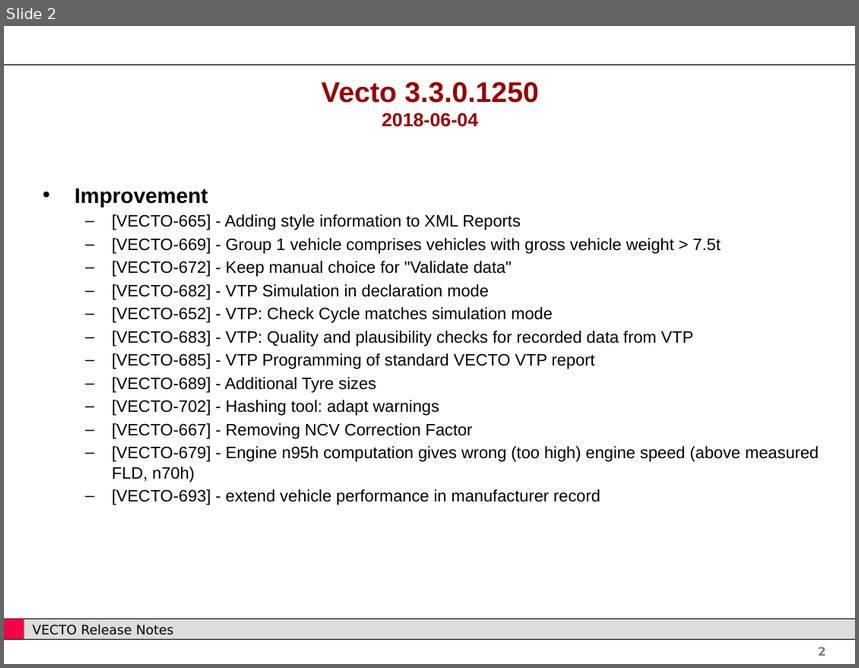
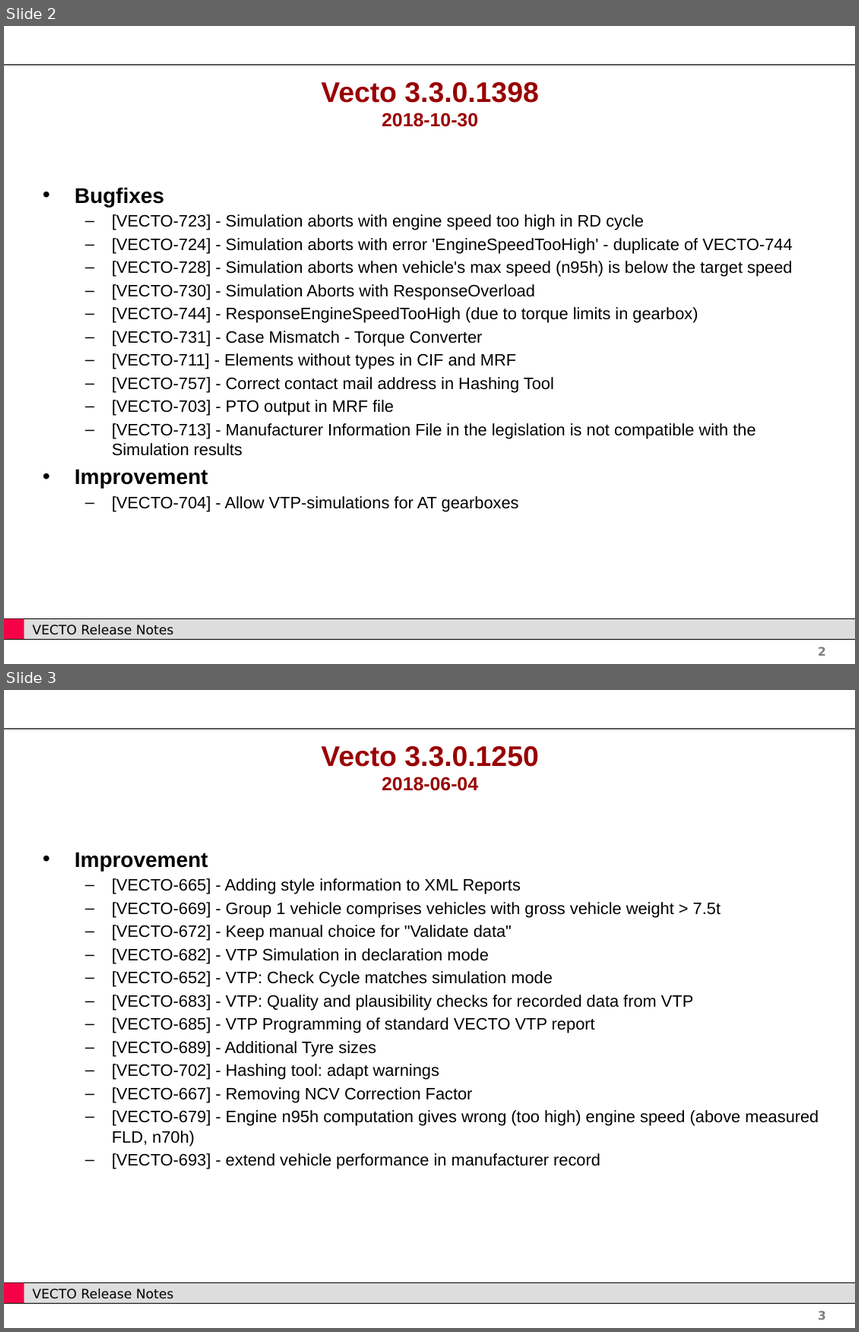
Before and after one commit to tanawadeatharva/BharatVECTO, a slide deck: Documentation/User Manual Source/Release Notes Vecto3.x.pptx. Shown one above the other, each under a label of ours: slide 2 before the commit, slides 2 and 3 after it. The pictures are 859x668 and 859x1332 pixels, drawn with LibreOffice and Linux fonts; fonts in the diff are those of the drawing; background and template pictures are left out. Boxes give left, top, right and bottom in pixels: in the first picture for what was removed or moved away, otherwise in the second. Text is boxed around its words. In the diff, an @@ line names an element or a change of style, - is before the commit and + after.

```diff
--- a/Documentation/User Manual Source/Release Notes Vecto3.x.pptx
+++ b/Documentation/User Manual Source/Release Notes Vecto3.x.pptx
@@ slide 2 added at [4, 26, 855, 664], background #FFFFFF; not listed: 5 template elements that a slide beside it also shows @@
@@ title added at [321, 82, 538, 127], 24 pt, text #990000, bold @@
+Vecto 3.3.0.1398
+2018-10-30
@@ text added at [75, 187, 792, 512], 14 pt, text #000000 @@
+• Bugfixes
+  – [VECTO-723] - Simulation aborts with engine speed too high in RD cycle
+  – [VECTO-724] - Simulation aborts with error 'EngineSpeedTooHigh' - duplicate of VECTO-744
+  – [VECTO-728] - Simulation aborts when vehicle's max speed (n95h) is below the target speed
+  – [VECTO-730] - Simulation Aborts with ResponseOverload
+  – [VECTO-744] - ResponseEngineSpeedTooHigh (due to torque limits in gearbox)
+  – [VECTO-731] - Case Mismatch - Torque Converter
+  – [VECTO-711] - Elements without types in CIF and MRF
+  – [VECTO-757] - Correct contact mail address in Hashing Tool
+  – [VECTO-703] - PTO output in MRF file
+  – [VECTO-713] - Manufacturer Information File in the legislation is not compatible with the Simulation results
+• Improvement
+  – [VECTO-704] - Allow VTP-simulations for AT gearboxes
@@ what was slide 2 is now slide 3 @@
@@ page number at [818, 1311, 826, 1320]: text changed @@
-2
+3
```
Also in this commit, not shown: 1 slide changed, 1 other file.
